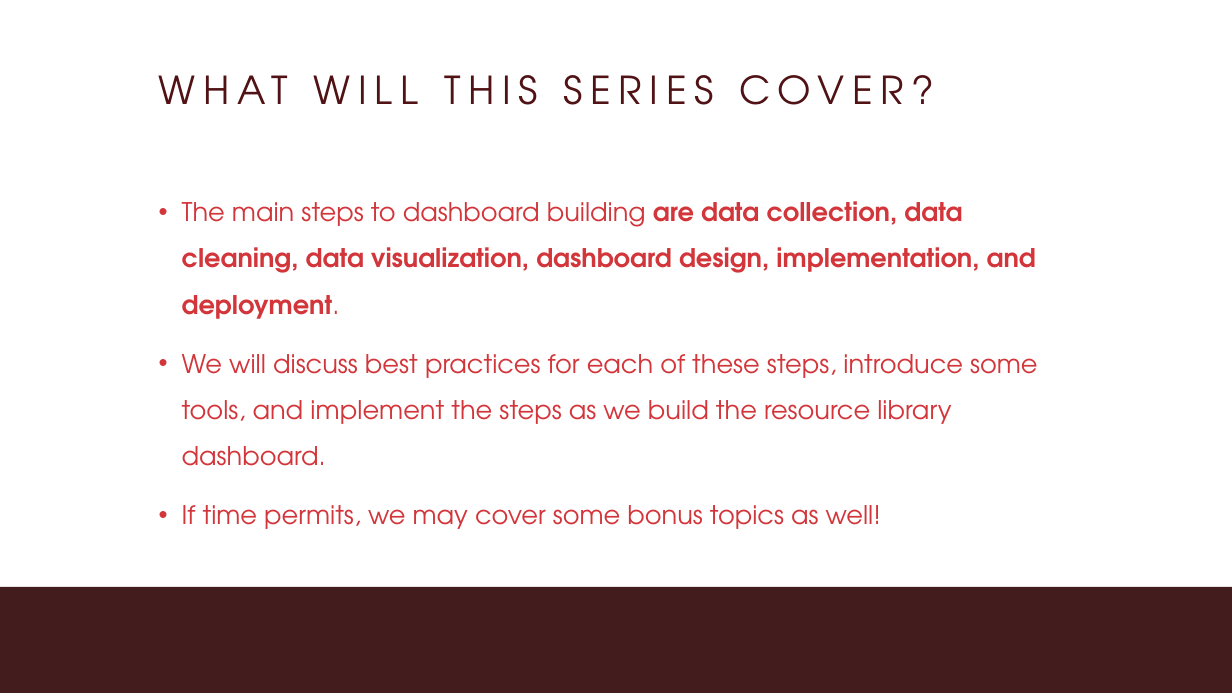
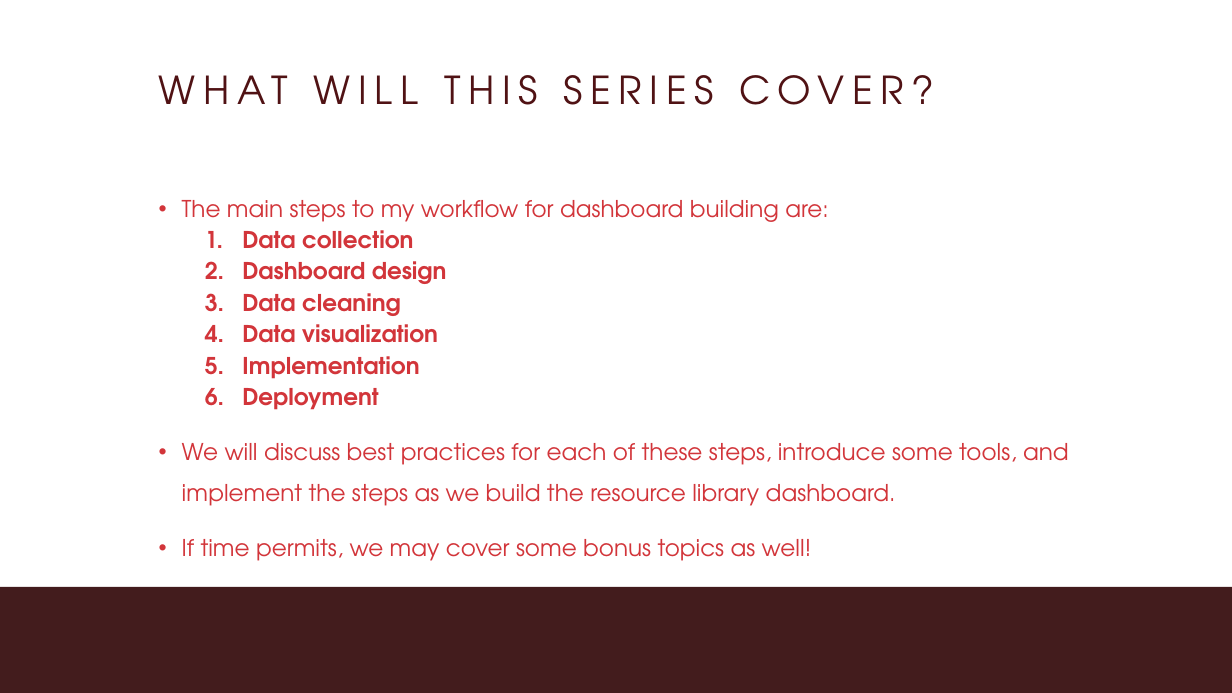
Before and after one commit to MariaElise-T/MH_Dashboard_Tutorial, a slide deck: slide 4 of Formatted Slides/Module0_Video1.pptx. Drawn at 1232x693 pixels with LibreOffice and Linux fonts; fonts in the diff are those of the drawing; background and template pictures are left out. Boxes give left, top, right and bottom in pixels: in the first picture for what was removed or moved away, otherwise in the second. Text is boxed around its words. In the diff, an @@ line names an element or a change of style, - is before the commit and + after.

```diff
--- a/Formatted Slides/Module0_Video1.pptx
+++ b/Formatted Slides/Module0_Video1.pptx
@@ text at (x1=182, y1=200, x2=828, y2=410): text changed; size 40 to 36 pt @@
-• The main steps to dashboard building are data collection, data cleaning, data visualization, dashboard design, implementation, and deployment.
+• The main steps to my workflow for dashboard building are:
+  1. Data collection
+  2. Dashboard design
+  3. Data cleaning
+  4. Data visualization
+  5. Implementation
+  6. Deployment
@@ text at (x1=182, y1=443, x2=1069, y2=561): size 40 to 36 pt in "We will discuss best practices for each ...", "If time permits, we may cover some ..." @@
```
Also in this commit, not shown: 3 other slides changed, 1 slide added, 13 other files.
